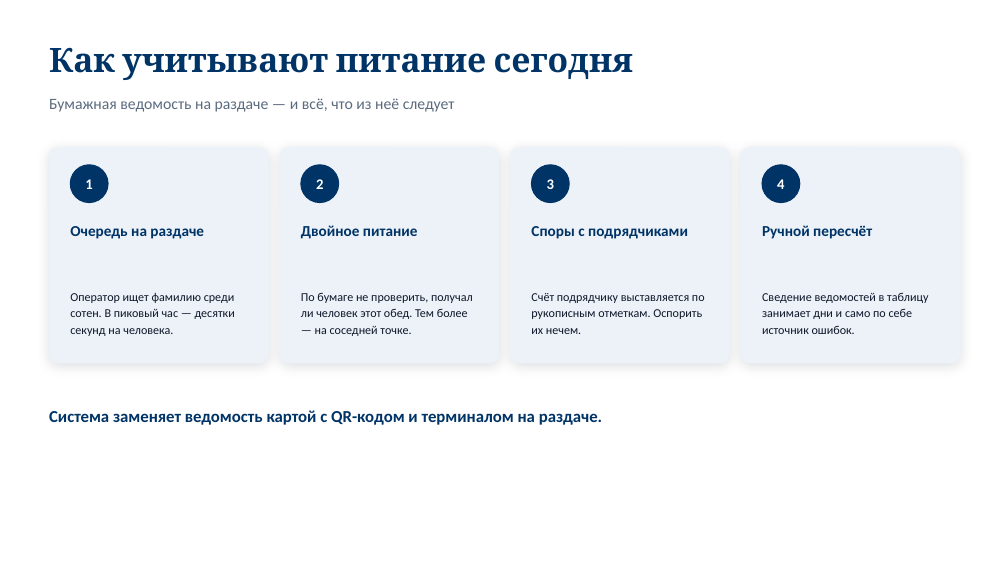
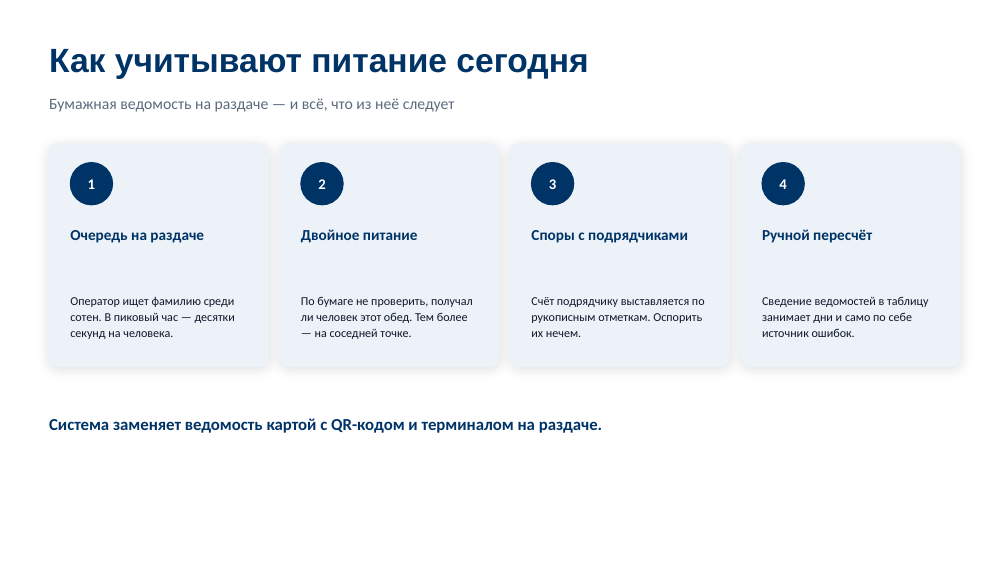
Before and after one commit to eugeny32/severfoods, a slide deck: slide 2 of presentation/SeverFoods-presentation.pptx. Drawn at 1008x567 pixels with LibreOffice and Linux fonts; fonts in the diff are those of the drawing. Boxes give left, top, right and bottom in pixels: in the first picture for what was removed or moved away, otherwise in the second. Text is boxed around its words. In the diff, an @@ line names an element or a change of style, - is before the commit and + after.

```diff
--- a/presentation/SeverFoods-presentation.pptx
+++ b/presentation/SeverFoods-presentation.pptx
@@ text "Как учитывают питание сегодня" at (49,49,588,79): font Cambria to Arial @@
@@ rounded rectangle: place and size @@
-rounded rectangle at (49,147,268,363)
+rounded rectangle at (49,144,268,367)
@@ rounded rectangle: place and size @@
-rounded rectangle at (280,147,499,363)
+rounded rectangle at (280,144,499,367)
@@ rounded rectangle: place and size @@
-rounded rectangle at (510,147,730,363)
+rounded rectangle at (510,144,730,367)
@@ proportions changed in 4 elements at (49,144,268,367), (280,144,499,367), (510,144,730,367), (741,144,960,367) @@
@@ rounded rectangle: place and size @@
-rounded rectangle at (741,147,960,363)
+rounded rectangle at (741,144,960,367)
@@ ellipse: place and size @@
-ellipse at (70,165,108,203)
+ellipse at (70,163,113,205)
@@ ellipse: place and size @@
-ellipse at (301,165,339,203)
+ellipse at (301,163,343,205)
@@ ellipse: place and size @@
-ellipse at (532,165,569,203)
+ellipse at (532,163,574,205)
@@ ellipse: place and size @@
-ellipse at (762,165,800,203)
+ellipse at (762,163,805,205)
@@ 8 texts: place and size @@
-8 texts at (70,225,928,336)
+8 texts at (70,229,928,339)
@@ text "Система заменяет ведомость картой с ...": place and size @@
-text "Система заменяет ведомость картой с ..." at (49,410,602,425)
+text "Система заменяет ведомость картой с ..." at (49,418,602,433)
```
Also in this commit, not shown: 23 other slides changed, 5 other files.
